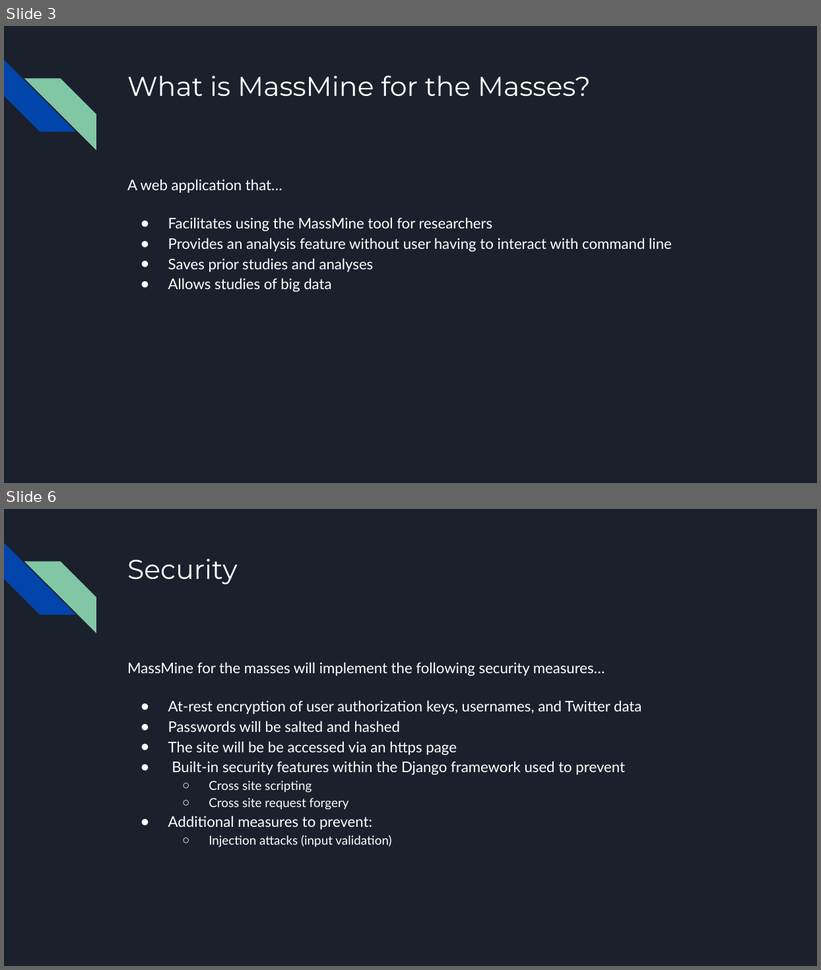
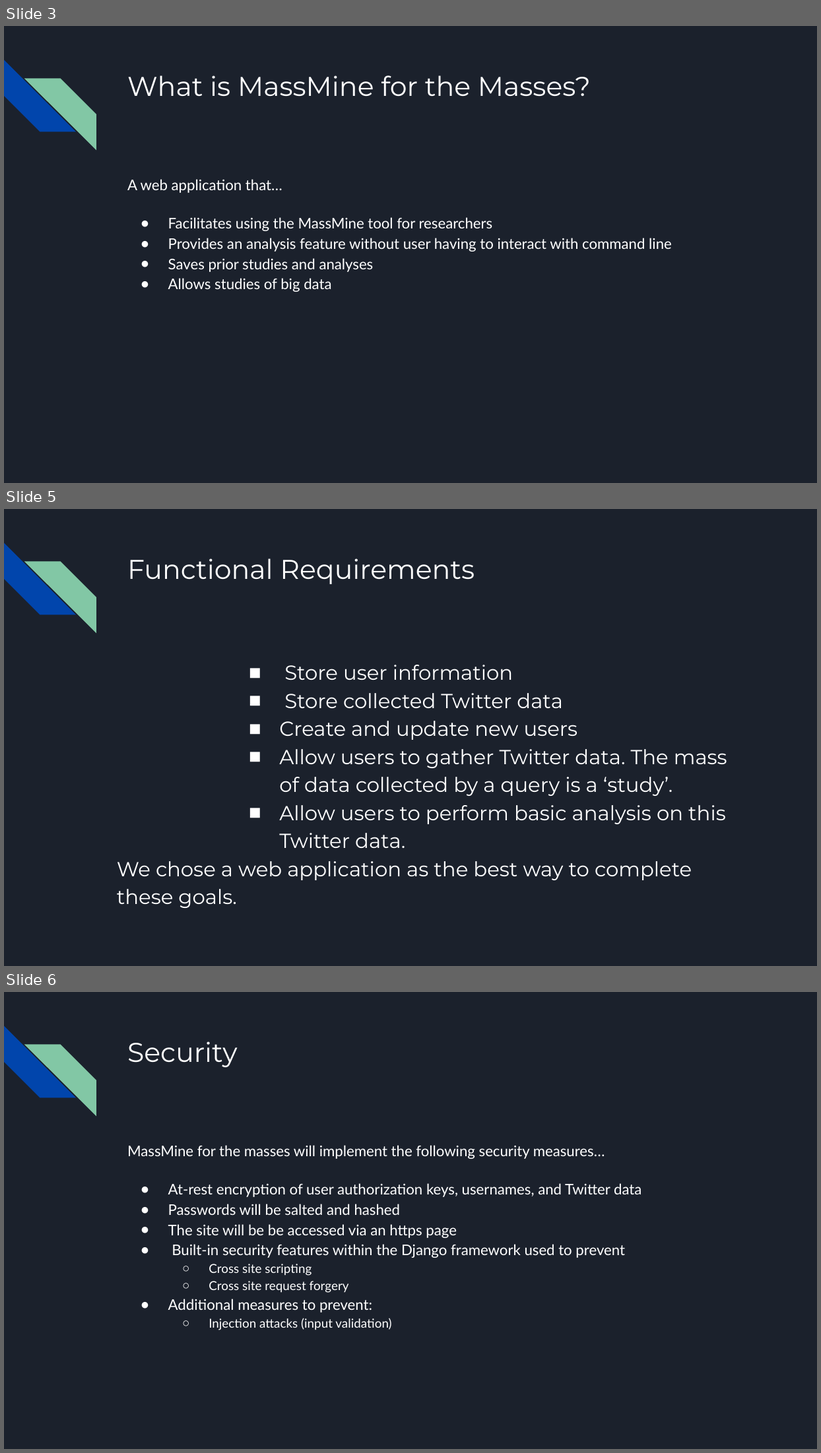
Before and after one commit to JoshCMoore/Massmine-for-the-Masses, a slide deck: documentation/slides/PresentationJan31.pptx. Shown one above the other, each under a label of ours: slides 3 and 6 before the commit, slides 3, 5 and 6 after it; the slides between them are not shown. The pictures are 821x970 and 821x1453 pixels, drawn with LibreOffice and Linux fonts; fonts in the diff are those of the drawing. Boxes give left, top, right and bottom in pixels: in the first picture for what was removed or moved away, otherwise in the second. Text is boxed around its words. In the diff, an @@ line names an element or a change of style, - is before the commit and + after.

```diff
--- a/documentation/slides/PresentationJan31.pptx
+++ b/documentation/slides/PresentationJan31.pptx
@@ slide 5 added at <box>4,509,817,966</box>, background #1B212C; not listed: 2 template elements that a slide beside it also shows @@
@@ title added at <box>127,559,475,584</box>, 24 pt, text #FFFFFF @@
+Functional Requirements
@@ text added at <box>117,665,727,908</box>, 18 pt, text #FFFFFF @@
+    ■ Store user information
+    ■ Store collected Twitter data
+    ■ Create and update new users
+    ■ Allow users to gather Twitter data. The mass of data collected by a query is a ‘study’.
+    ■ Allow users to perform basic analysis on this Twitter data.
+We chose a web application as the best way to complete these goals.
```
Also in this commit, not shown: 1 slide changed, 1 other slide added, 1 slide removed, 3 other files.
